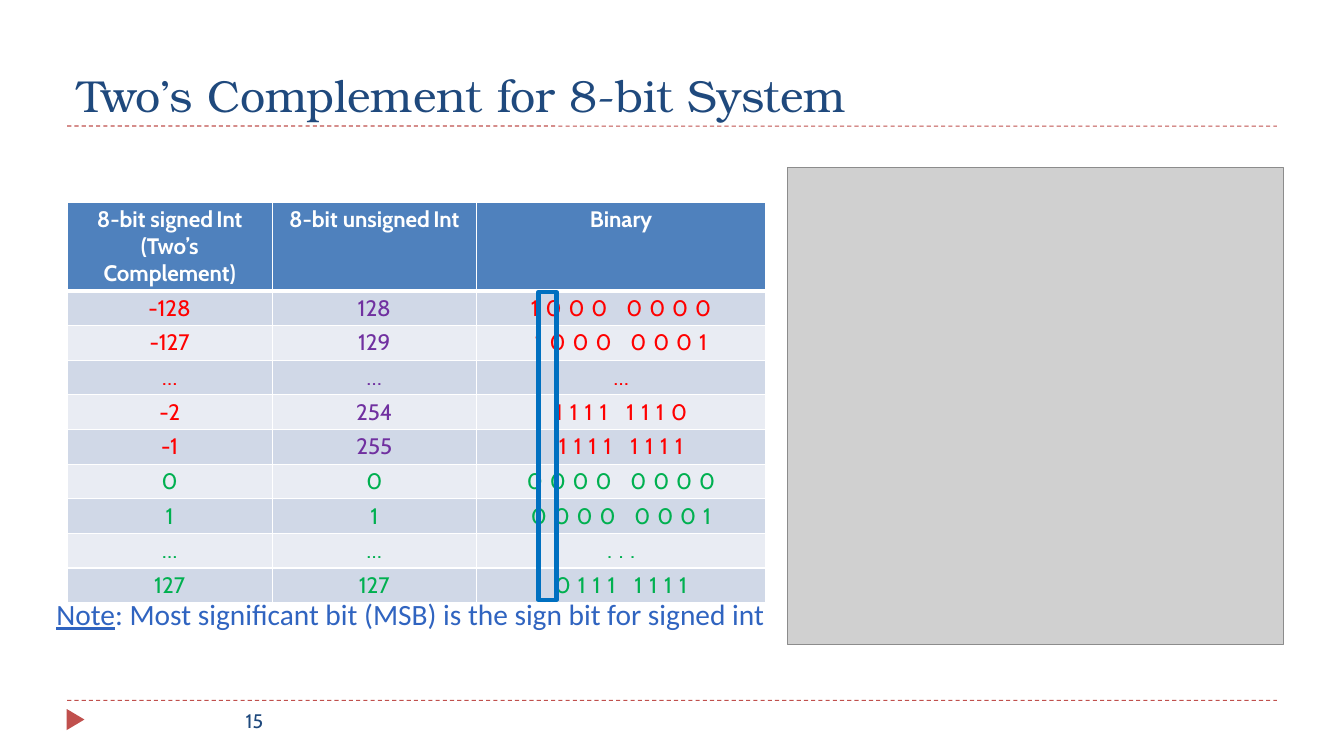
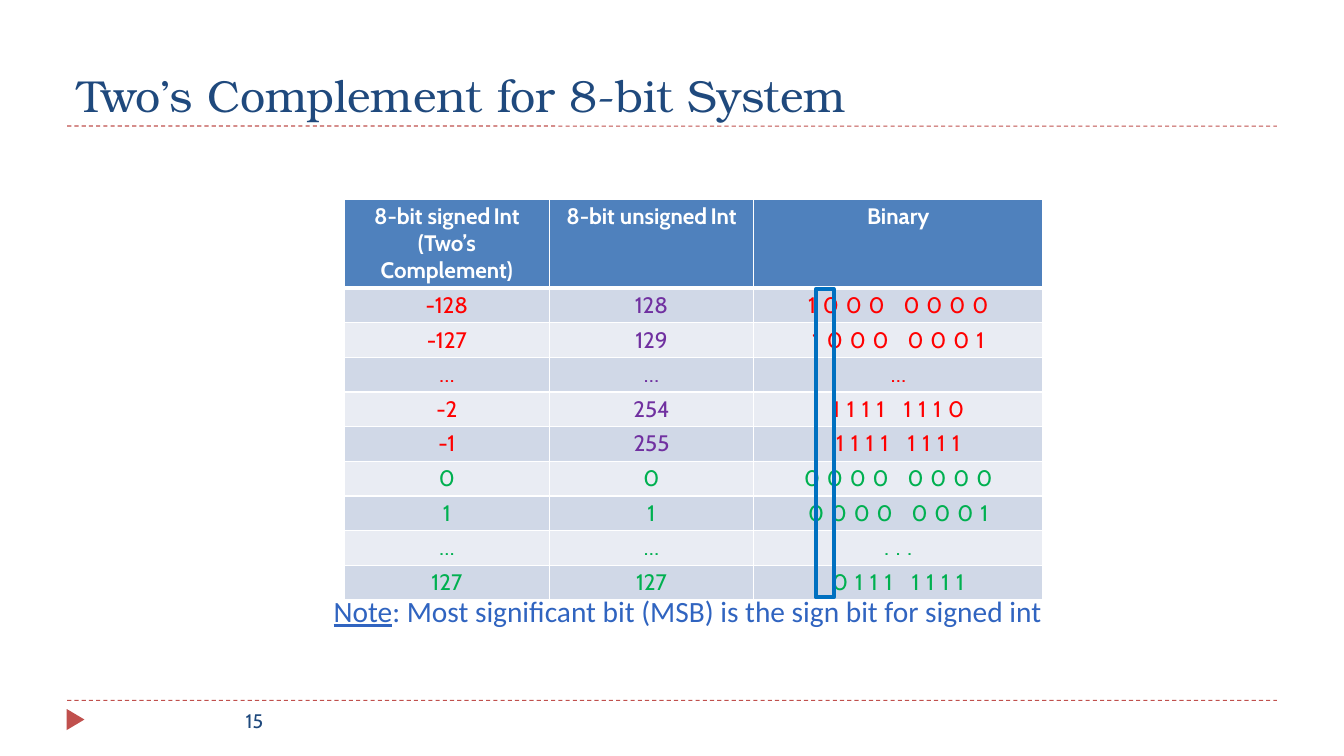
Before and after one commit to guhofstra/CSC111Fa26, a slide deck: slide 18 of PPTs/Ch2_Data_Representation.pptx. Drawn at 1344x756 pixels with LibreOffice and Linux fonts; fonts in the diff are those of the drawing; grey boxes stand for pictures. Boxes give left, top, right and bottom in pixels: in the first picture for what was removed or moved away, otherwise in the second. Text is boxed around its words. In the diff, an @@ line names an element or a change of style, - is before the commit and + after.

```diff
--- a/PPTs/Ch2_Data_Representation.pptx
+++ b/PPTs/Ch2_Data_Representation.pptx
@@ picture removed at box(787, 168, 1284, 645) @@
@@ table: place and size @@
-table at box(68, 203, 766, 603)
+table at box(345, 200, 1044, 600)
@@ rectangle: place and size @@
-rectangle at box(538, 292, 557, 601)
+rectangle at box(816, 289, 834, 598)
@@ text "Note: Most significant bit (MSB) ...": place and size @@
-text "Note: Most significant bit (MSB) ..." at box(56, 600, 764, 630)
+text "Note: Most significant bit (MSB) ..." at box(334, 597, 1041, 627)
```
Also in this commit, not shown: 1 other slide changed, 11 other files.
